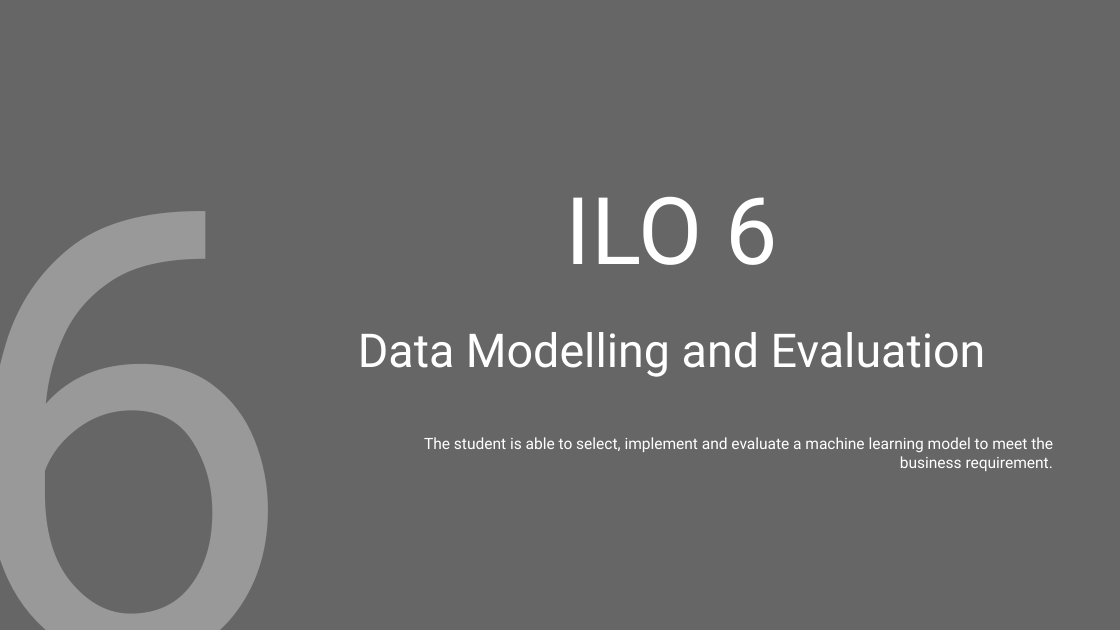
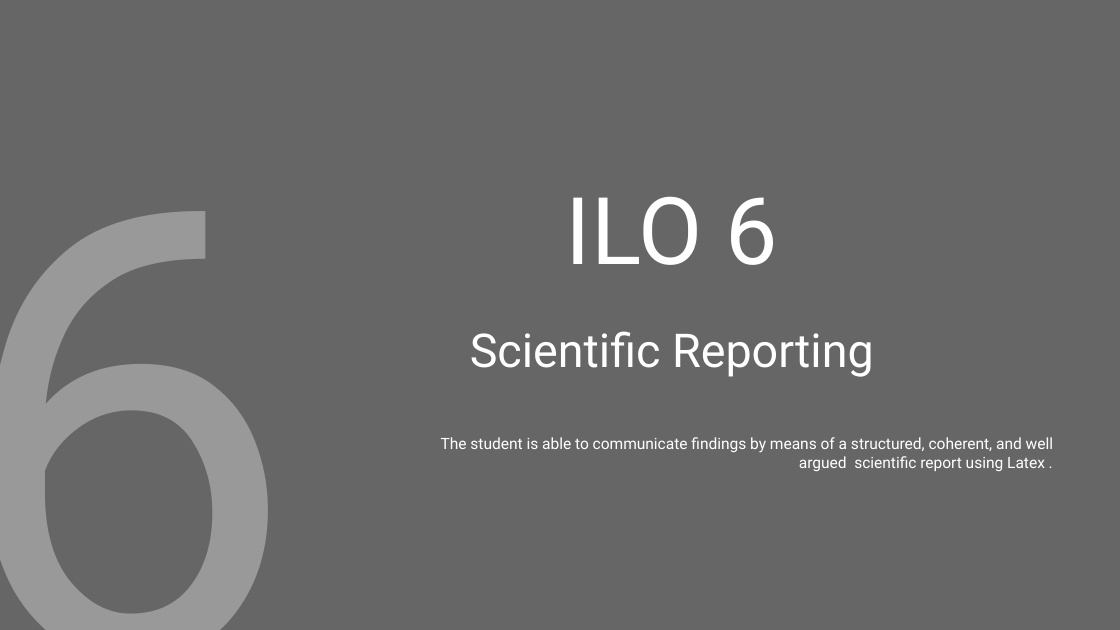
Before and after one commit to PsDragon/ADSAI_FOR_SECOND_YEARS, a slide deck: slide 35 of docs/Year2/BlockA/MS Teams Assignment Template/2022-23-ADS_AI Learning Log Y2A.pptx (slide 37 before the commit). Drawn at 1120x630 pixels with LibreOffice and Linux fonts; fonts in the diff are those of the drawing. Boxes give left, top, right and bottom in pixels: in the first picture for what was removed or moved away, otherwise in the second. Text is boxed around its words. In the diff, an @@ line names an element or a change of style, - is before the commit and + after.

Commit message:
Y2A - MS Teams Assignment Update: Learning Log + Assessment Rubric

```diff
--- a/docs/Year2/BlockA/MS Teams Assignment Template/2022-23-ADS_AI Learning Log Y2A.pptx
+++ b/docs/Year2/BlockA/MS Teams Assignment Template/2022-23-ADS_AI Learning Log Y2A.pptx
@@ subtitle at box(470, 331, 874, 377): text changed @@
-Data Modelling and Evaluation
+Scientific Reporting
@@ subtitle at box(441, 437, 1053, 471): text changed @@
-The student is able to select, implement and evaluate a machine learning model to meet the business requirement.
+The student is able to communicate findings by means of a structured, coherent, and well argued scientific report using Latex .
```
Also in this commit, not shown: 12 other slides changed, 4 slides removed, 1 other file.
